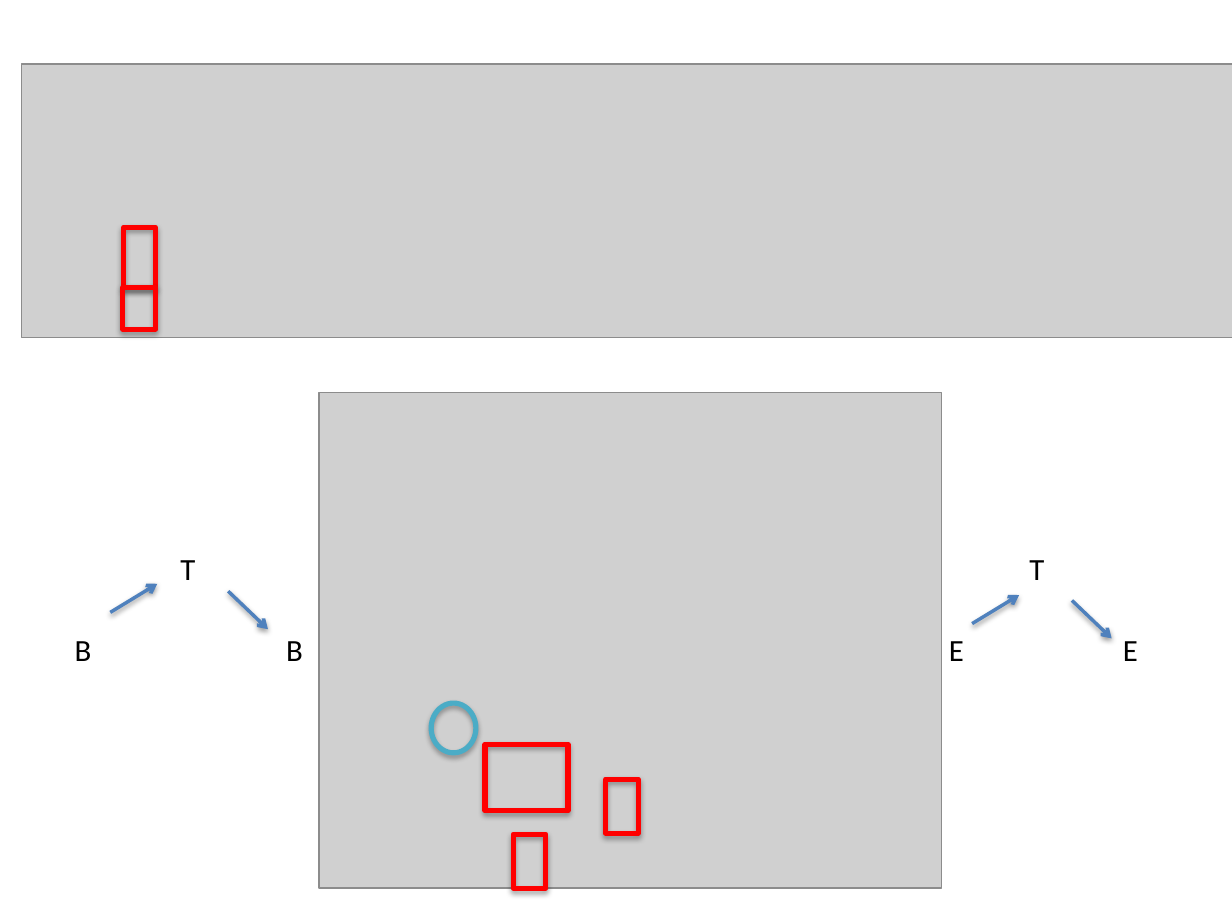
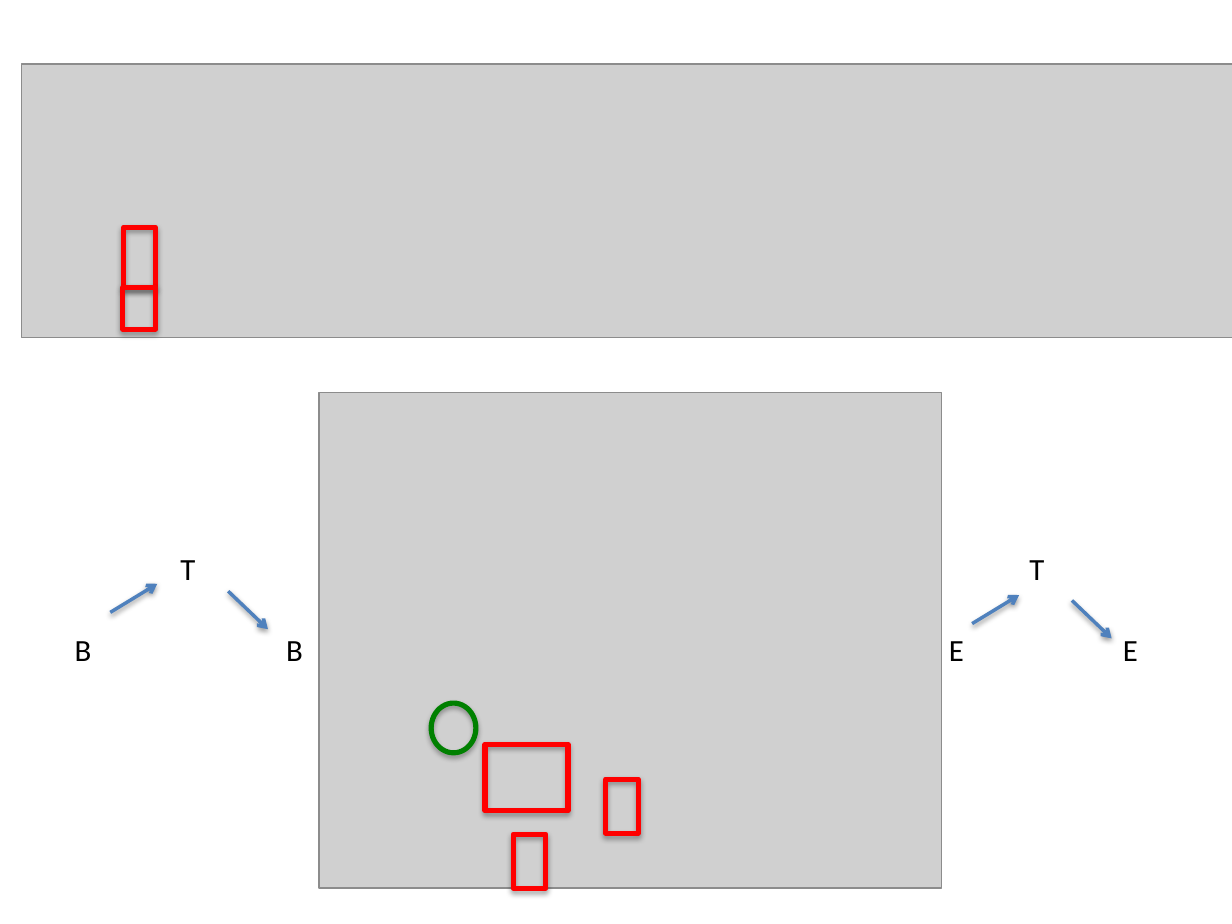
Before and after one commit to BSifringer/ArtificialComposer, a slide deck: slide 5 of slides/proved_learning.pptx. Drawn at 1232x924 pixels with LibreOffice and Linux fonts; fonts in the diff are those of the drawing; grey boxes stand for pictures. Boxes give left, top, right and bottom in pixels: in the first picture for what was removed or moved away, otherwise in the second. Text is boxed around its words. In the diff, an @@ line names an element or a change of style, - is before the commit and + after.

```diff
--- a/slides/proved_learning.pptx
+++ b/slides/proved_learning.pptx
@@ ellipse at bbox=[431, 703, 476, 753]: outline #4BACC6 3 pt to #008000 3 pt @@
```
Also in this commit, not shown: 11 other slides changed, 4 other files.
